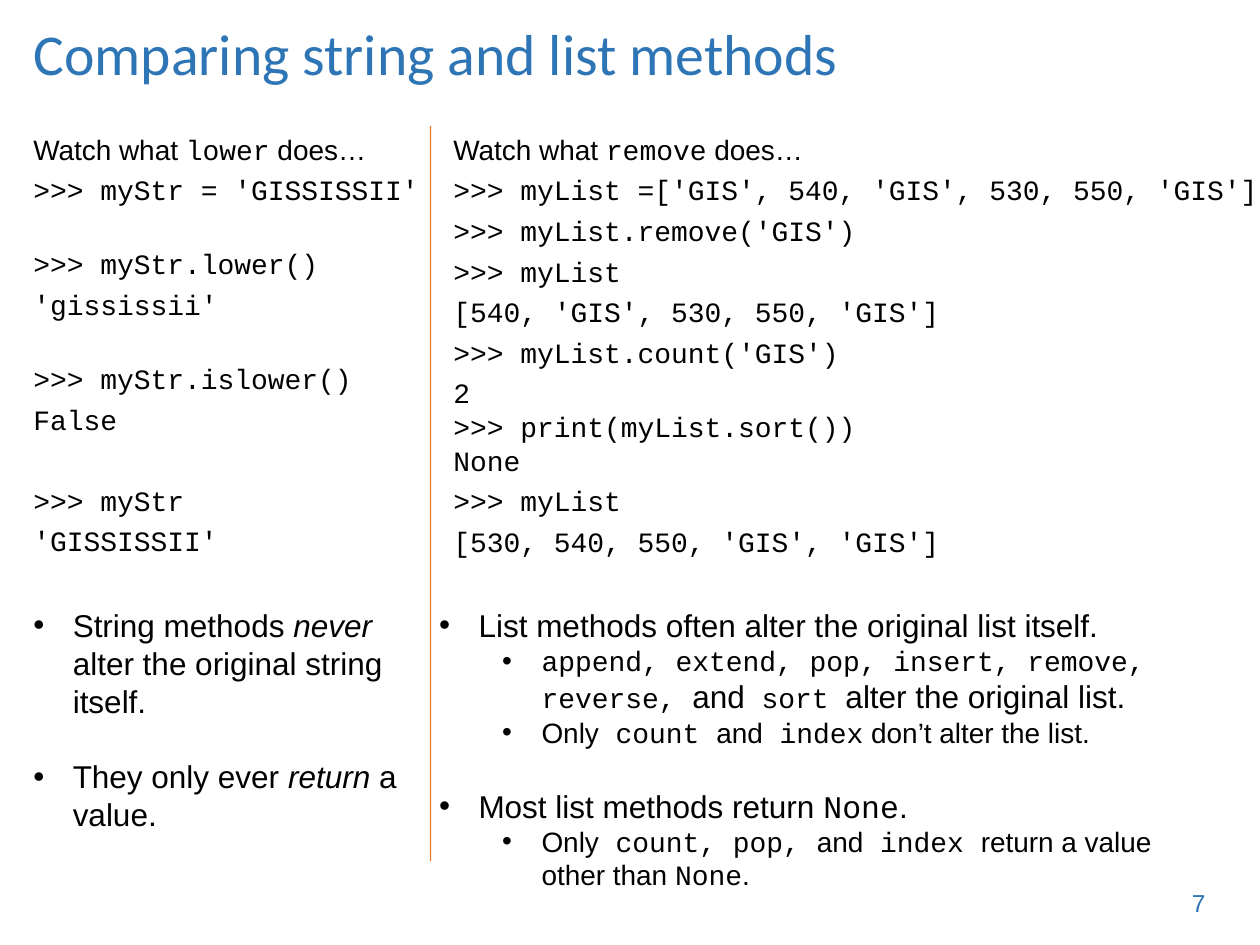
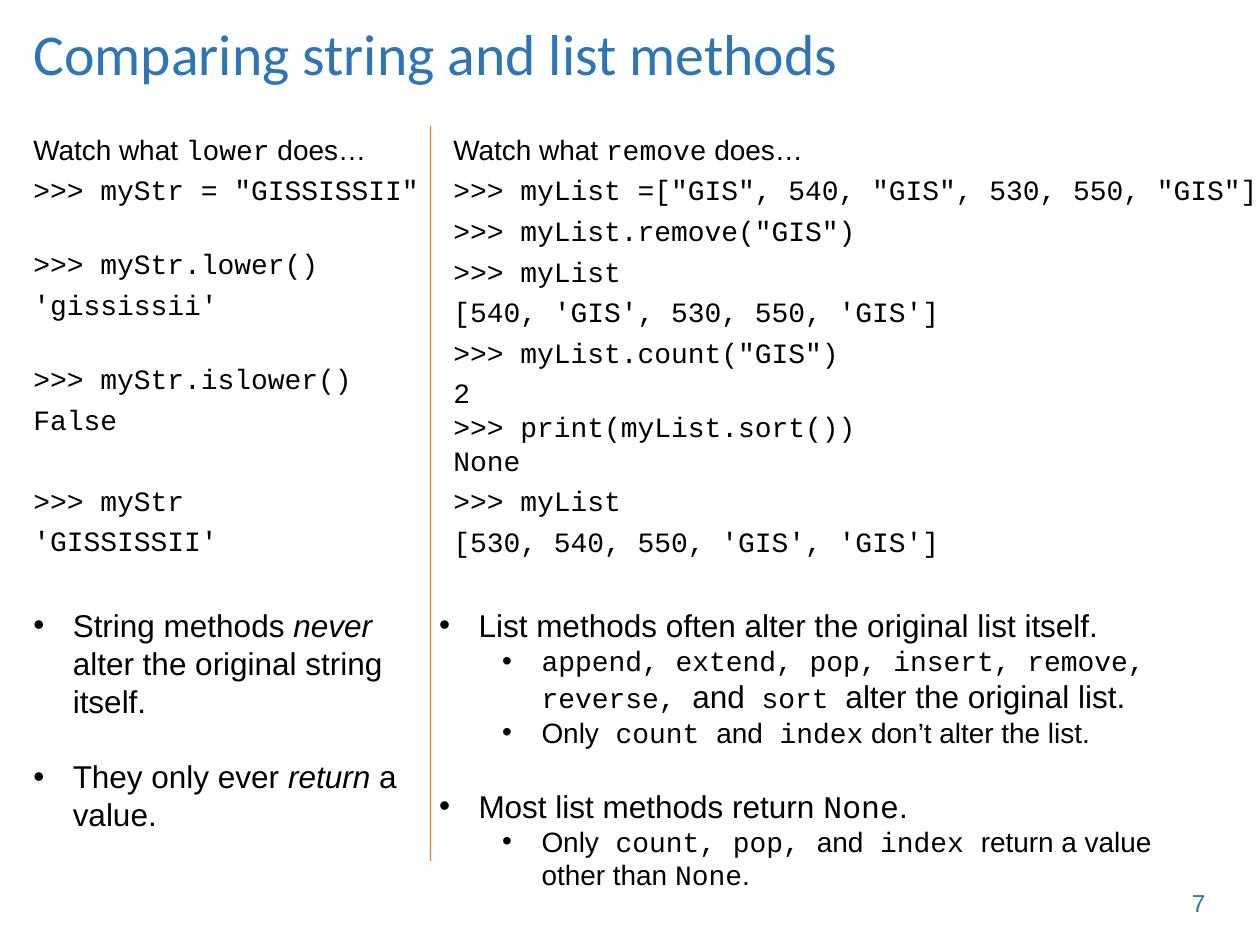
Before and after one commit to lgtateos/gis540, a slide deck: slide 7 of slides/lists_and_tuples.ppt. Drawn at 1260x945 pixels with LibreOffice and Linux fonts; fonts in the diff are those of the drawing. Boxes give left, top, right and bottom in pixels: in the first picture for what was removed or moved away, otherwise in the second. Text is boxed around its words. In the diff, an @@ line names an element or a change of style, - is before the commit and + after.

```diff
--- a/slides/lists_and_tuples.ppt
+++ b/slides/lists_and_tuples.ppt
@@ text at (100, 180, 418, 206): text changed @@
->>> myStr = 'GISSISSII'
+>>> myStr = "GISSISSII"
@@ text at (520, 181, 1258, 247): text changed @@
->>> myList =['GIS', 540, 'GIS', 530, 550, 'GIS']
->>> myList.remove('GIS')
+>>> myList =["GIS", 540, "GIS", 530, 550, "GIS"]
+>>> myList.remove("GIS")
@@ text at (520, 343, 838, 369): text changed @@
->>> myList.count('GIS')
+>>> myList.count("GIS")
```
Also in this commit, not shown: 10 other slides changed.
